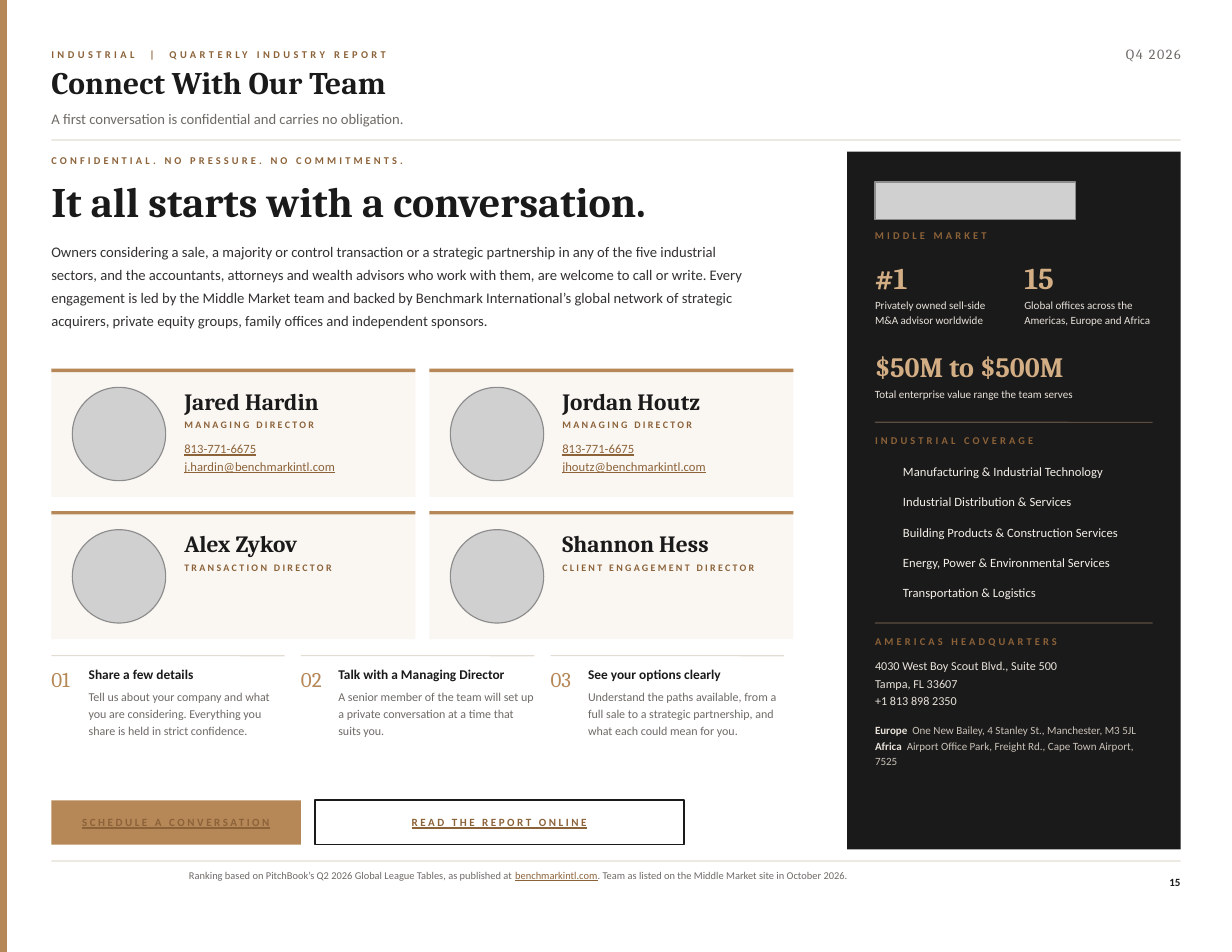
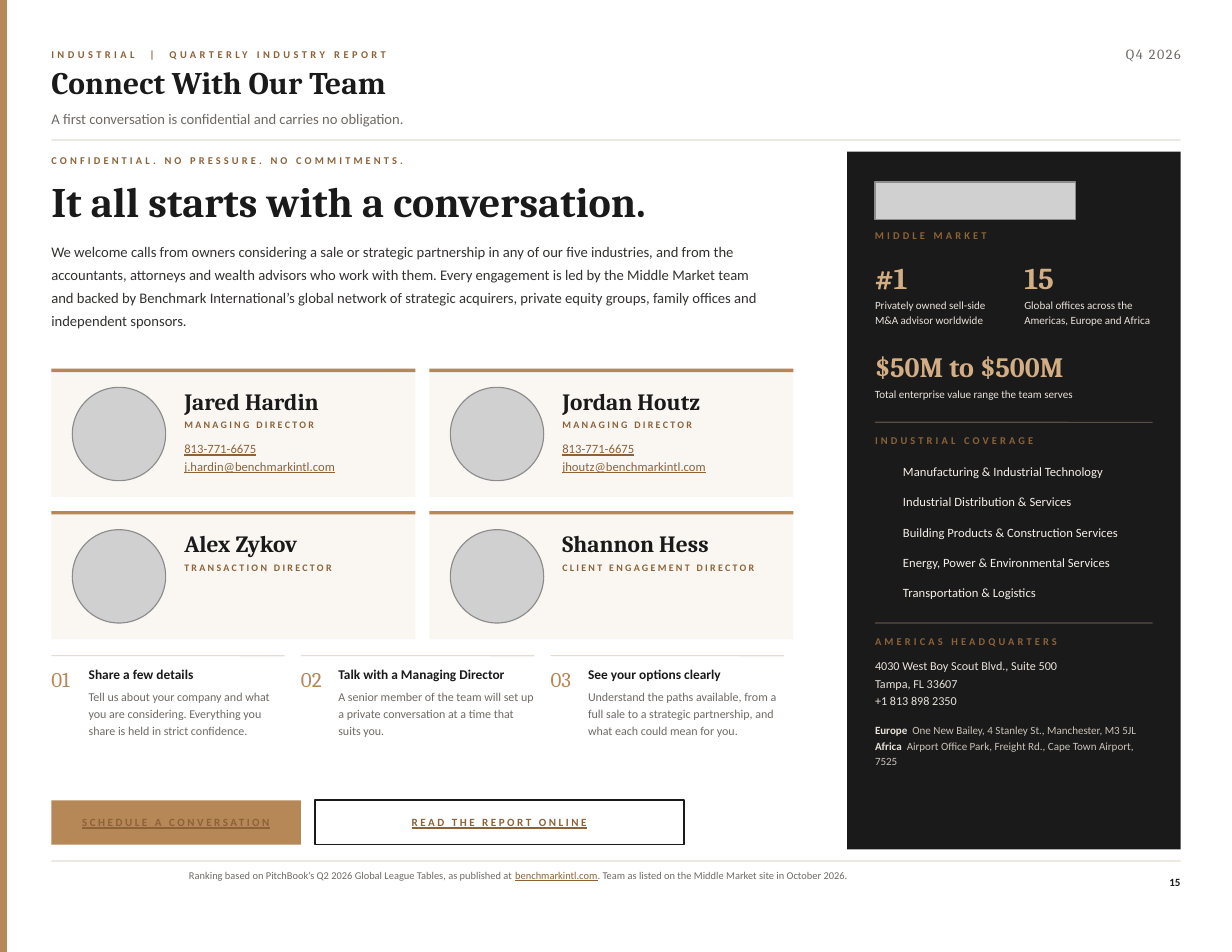
Before and after one commit to jp-hardin/about, a slide deck: slide 15 of mid-market-practice/_build/reports/industrial-q4-2026/brief.pptx. Drawn at 1232x952 pixels with LibreOffice and Linux fonts; fonts in the diff are those of the drawing; grey boxes stand for pictures; background and template pictures are left out. Boxes give left, top, right and bottom in pixels: in the first picture for what was removed or moved away, otherwise in the second. Text is boxed around its words. In the diff, an @@ line names an element or a change of style, - is before the commit and + after.

```diff
--- a/mid-market-practice/_build/reports/industrial-q4-2026/brief.pptx
+++ b/mid-market-practice/_build/reports/industrial-q4-2026/brief.pptx
@@ text at <box>51,247,756,329</box>: text changed @@
-Owners considering a sale, a majority or control transaction or a strategic partnership in any of the five industrial sectors, and the accountants, attorneys and wealth advisors who work with them, are welcome to call or write. Every engagement is led by the Middle Market team and backed by Benchmark International’s global network of strategic acquirers, private equity groups, family offices and independent sponsors.
+We welcome calls from owners considering a sale or strategic partnership in any of our five industries, and from the accountants, attorneys and wealth advisors who work with them. Every engagement is led by the Middle Market team and backed by Benchmark International’s global network of strategic acquirers, private equity groups, family offices and independent sponsors.
```
Also in this commit, not shown: 2 other slides changed, 31 other files.
